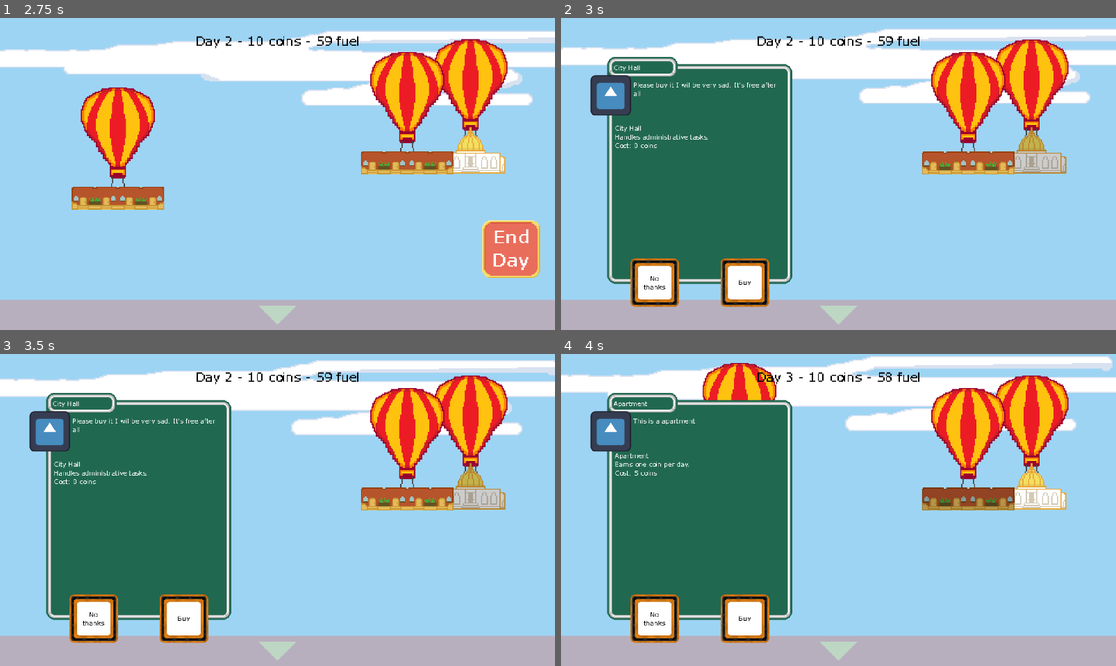
Above: before the commit, frames 1-4 (two rows, left to right).
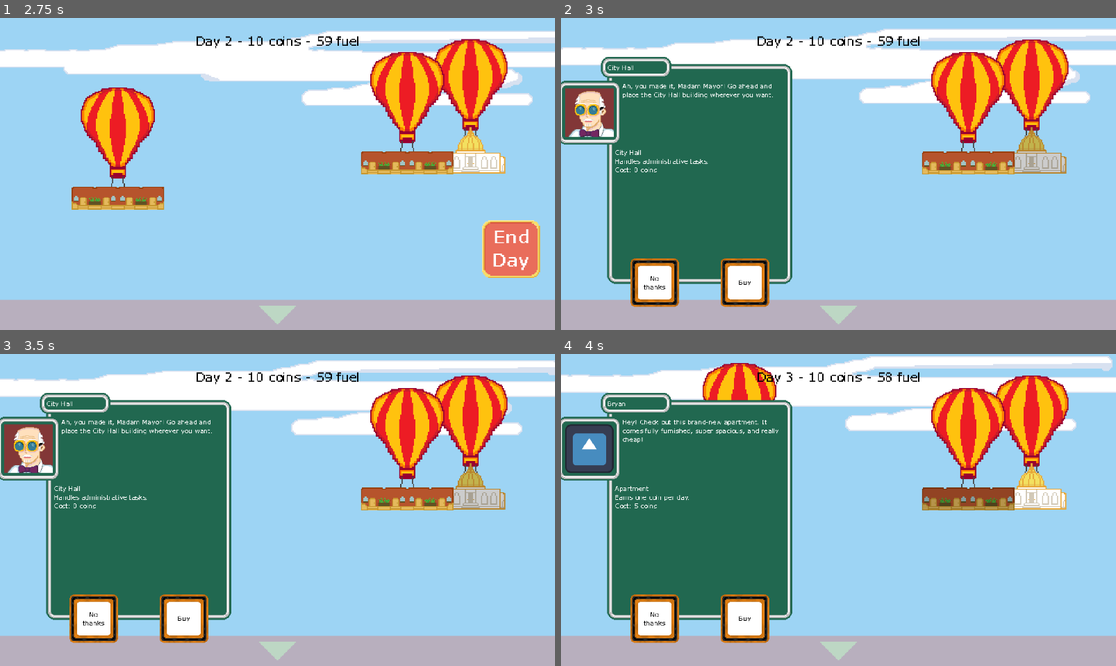
Above: after the commit, the same moments.

Repository: mondobe/TetraCity
Game: Godot game, scene res://scenes/main.tscn
Same seed, same stepped clock (60 frames per second), same inputs: the game is played once before the commit and once after it. The engine's default icon, where the game draws it, is replaced by a stand-in: a white triangle on a blue panel in a dark square.
Inputs (mouse positions are in pixels of both pictures, inside the frame that each line leads up to):
- Up to frame 1 (2.75 s): click "Start" at 0.5 s; tap Enter (test_end_day) at 1.25 s; move the mouse to (399, 158) at 1.27 s; press the mouse at (399, 158) at 1.28 s; hold D (move_right) 1.28-2 s; release the mouse at (399, 158) at 2 s; click (277, 33) at 2 s
- Up to frame 2 (3 s): move the mouse to (1032, 161) at 2.77 s; hold S (move_down) from 2.78 s (still down); tap Space (test_create_building) at 2.85 s; click (1032, 161) at 2.92 s
- Up to frame 3 (3.5 s): keep holding S (move_down)
- Up to frame 4 (4 s): move the mouse to (966, 510) at 3.52 s; release S (move_down) at 3.53 s; hold D (move_right) from 3.53 s (still down); tap Enter (test_end_day) at 3.6 s; click (966, 510) at 3.67 s

Frame 1 is identical in both runs. In frame 2, 3.5% of the frame differs, in the area x 0-39%, y 12-50%; in frame 3, 3.5%; in frame 4, 3.3%.

Commit message:
Adjust visuals of dialogue box
There goes all my bespoke coding...

Diff:
--- a/buildings/variations/apartment.tres
+++ b/buildings/variations/apartment.tres
@@ -10,6 +10,6 @@
 sprite = ExtResource("3_pbyl4")
 building_name = "Apartment"
 blueprint = ExtResource("1_11ynu")
-NPCDialog = Array[String](["This is a apartment", "I' selling it to you"])
+NPCDialog = Array[String](["Hey! Check out this brand-new apartment. It comes fully furnished, super spacious, and really cheap!", "Hello, Madam Mayor! I'm selling this apartment with all the newest amenities. Any good city needs great housing!"])
 NPCImage = ExtResource("1_s3bq5")
-NPCName = "Apartment"
+NPCName = "Bryan"
--- a/buildings/variations/city_hall.tres
+++ b/buildings/variations/city_hall.tres
@@ -1,6 +1,6 @@
 [gd_resource type="Resource" script_class="BuildingVariation" load_steps=5 format=3 uid="uid://bas3a8n65ds1"]
 
-[ext_resource type="Texture2D" uid="uid://cgpcvb844wi6" path="res://sprites/test/icon.svg" id="1_025ft"]
+[ext_resource type="Texture2D" uid="uid://cbg5cmoo7uc20" path="res://sprites/ui/portraits/hurst.png" id="1_u2ojh"]
 [ext_resource type="Resource" uid="uid://cbd8qt7xqw4v1" path="res://buildings/city_hall.tres" id="1_wiphg"]
 [ext_resource type="Script" path="res://scripts/systems/building_grid/building_variation.gd" id="2_5pm6u"]
 [ext_resource type="Texture2D" uid="uid://blrtmwevytseb" path="res://sprites/buildings/cityHall.png" id="3_yiuo5"]
@@ -10,6 +10,6 @@
 sprite = ExtResource("3_yiuo5")
 building_name = "City Hall"
 blueprint = ExtResource("1_wiphg")
-NPCDialog = Array[String](["WOW, THIS IS A CITY HALL", "Please buy it I wil be very sad. It's free after all"])
-NPCImage = ExtResource("1_025ft")
+NPCDialog = Array[String](["Ah, you made it, Madam Mayor! Go ahead and place the City Hall building wherever you want."])
+NPCImage = ExtResource("1_u2ojh")
 NPCName = "City Hall"
--- a/scenes/ui/npc_dialogue_box.tscn
+++ b/scenes/ui/npc_dialogue_box.tscn
@@ -2,10 +2,10 @@
 
 [ext_resource type="Script" path="res://scripts/ui/gameplay/npc_dialogue_box.gd" id="1_mteuw"]
 [ext_resource type="Texture2D" uid="uid://vfgrp5seiq7s" path="res://sprites/ui/dialogue_nine_patch.png" id="2_l5pa6"]
-[ext_resource type="Theme" uid="uid://babe0j67pdkhx" path="res://theming/hud.tres" id="3_d7jb6"]
+[ext_resource type="Theme" path="res://theming/hud.tres" id="3_d7jb6"]
 [ext_resource type="Texture2D" uid="uid://civju8sthute2" path="res://sprites/ui/dialogue button.png" id="4_17q0w"]
 [ext_resource type="LabelSettings" uid="uid://dyeel2yw3srlj" path="res://theming/button_label.tres" id="5_pxven"]
-[ext_resource type="Texture2D" uid="uid://cgpcvb844wi6" path="res://sprites/test/icon.svg" id="6_8ifu1"]
+[ext_resource type="Texture2D" uid="uid://cbg5cmoo7uc20" path="res://sprites/ui/portraits/hurst.png" id="6_w76n1"]
 
 [node name="NpcDialogueBox" type="Control"]
 layout_mode = 3
@@ -27,8 +27,10 @@
 patch_margin_bottom = 13
 
 [node name="NPCName" type="NinePatchRect" parent="NinePatchRect"]
+layout_mode = 0
+offset_left = -11.0
 offset_top = -13.0
-offset_right = 122.0
+offset_right = 111.0
 offset_bottom = 24.0
 texture = ExtResource("2_l5pa6")
 region_rect = Rect2(0, 0, 39, 39)
@@ -55,13 +57,30 @@
 scroll_active = false
 shortcut_keys_enabled = false
 
-[node name="RichTextLabel" type="RichTextLabel" parent="NinePatchRect"]
+[node name="NPCDialogueLabel" type="RichTextLabel" parent="NinePatchRect"]
+layout_mode = 1
+anchors_preset = 15
+anchor_right = 1.0
+anchor_bottom = 1.0
+offset_left = 26.0
+offset_top = 30.0
+offset_right = -14.0
+offset_bottom = -244.0
+grow_horizontal = 2
+grow_vertical = 2
+theme = ExtResource("3_d7jb6")
+bbcode_enabled = true
+fit_content = true
+scroll_active = false
+shortcut_keys_enabled = false
+
+[node name="BuildingInfoLabel" type="RichTextLabel" parent="NinePatchRect"]
 layout_mode = 1
 anchors_preset = 15
 anchor_right = 1.0
 anchor_bottom = 1.0
 offset_left = 13.0
-offset_top = 13.0
+offset_top = 145.0
 offset_right = -14.0
 offset_bottom = -53.0
 grow_horizontal = 2
@@ -140,11 +159,24 @@
 vertical_alignment = 1
 autowrap_mode = 3
 
-[node name="TextureRect" type="TextureRect" parent="NinePatchRect"]
+[node name="NinePatchRect" type="NinePatchRect" parent="NinePatchRect"]
 layout_mode = 0
-offset_left = -29.0
-offset_top = 19.0
-offset_right = 41.0
-offset_bottom = 89.0
-texture = ExtResource("6_8ifu1")
+offset_left = -86.0
+offset_top = 29.0
+offset_right = 24.0
+offset_bottom = 139.0
+texture = ExtResource("2_l5pa6")
+region_rect = Rect2(0, 0, 39, 39)
+patch_margin_left = 13
+patch_margin_top = 13
+patch_margin_right = 13
+patch_margin_bottom = 13
+
+[node name="TextureRect" type="TextureRect" parent="NinePatchRect/NinePatchRect"]
+layout_mode = 0
+offset_left = 13.0
+offset_top = 13.0
+offset_right = 97.0
+offset_bottom = 97.0
+texture = ExtResource("6_w76n1")
 expand_mode = 2
--- a/scripts/systems/building_grid/building_variation.gd
+++ b/scripts/systems/building_grid/building_variation.gd
@@ -14,7 +14,7 @@
 @export var blueprint: BuildingBlueprint
 
 # the possible dialog the associated NPC will say when the building is insepcted
-@export var NPCDialog: Array[String]
+@export_multiline var NPCDialog: Array[String]
 
 # the image associated with the building's NPC
 @export var NPCImage: Texture2D
--- a/scripts/ui/gameplay/npc_dialogue_box.gd
+++ b/scripts/ui/gameplay/npc_dialogue_box.gd
@@ -27,7 +27,11 @@
 @onready var NPCLabel: RichTextLabel = $NinePatchRect/NPCName/NameLabel
 
 #Texture rectangle which displays the mugshot of the NPC
-@onready var NPCPicture: TextureRect = $NinePatchRect/TextureRect
+@onready var NPCPicture: TextureRect = $NinePatchRect/NinePatchRect/TextureRect
+
+@onready var dialogue_text: RichTextLabel = $NinePatchRect/NPCDialogueLabel
+
+@onready var building_info_text: RichTextLabel = $NinePatchRect/BuildingInfoLabel
 
 
 ## Initialize this dialogue box's values from a specific balloon.
@@ -46,20 +50,15 @@
 	label_setting_red.set_font_color(Color(1, 0, 0))
 
 func update_text() -> void:
-	resize_borders(Vector2(320, 300))
 	var randomIndex = randi() % variation.NPCDialog.size()
 	NPCPicture.texture = variation.NPCImage
 	NPCLabel.text = variation.NPCName
-	set_text_no_resize(
-"
-[indent][indent]%s[/indent][/indent]
-
-
-
-%s
+	dialogue_text.text = variation.NPCDialog[randomIndex]
+	building_info_text.text = (
+"%s
 %s
 Cost: %d coins"
-		% [variation.NPCDialog[randomIndex], variation.building_name, variation.blueprint.description, price])
+		% [variation.building_name, variation.blueprint.description, price])
 
 ## Called when clicking the "buy" button
 signal buy()
Not shown: 2 places in scenes/gameplay/world.tscn that only renumber resources
Binary file added: sprites/ui/portraits/hurst.png
Not shown, added: sprites/ui/portraits/hurst.png.import
